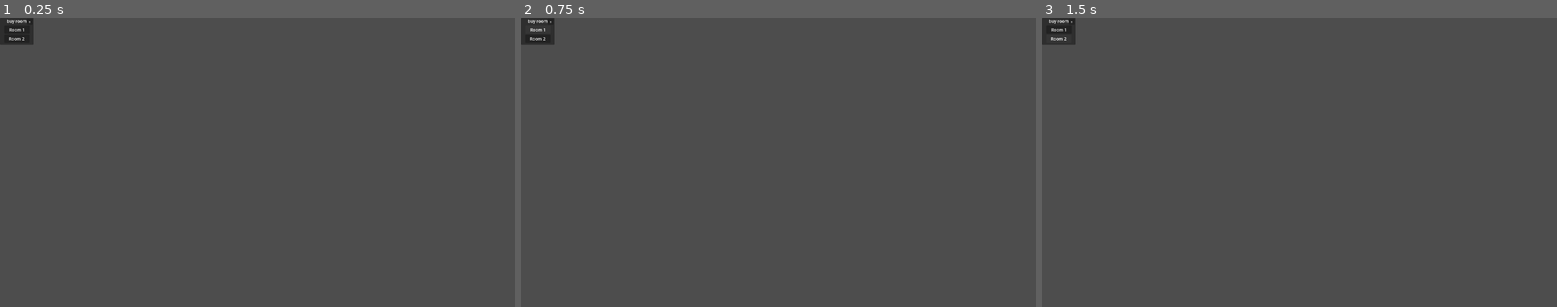
Above: before the commit, frames 1-3 (left to right).
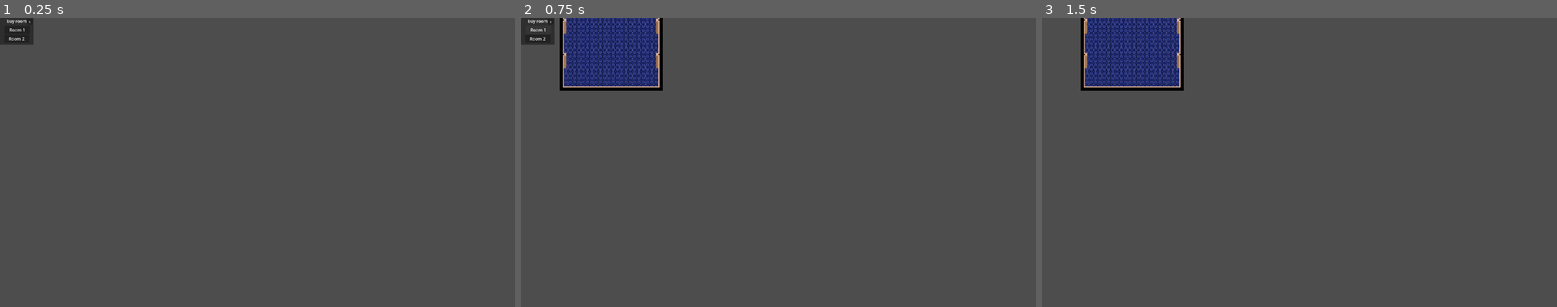
Above: after the commit, the same moments.

Repository: mittNamnStartarInteMedEtt-E/gamejam-simulator
Game: Godot game, scene res://ui/room_picker.tscn
Same seed, same stepped clock (60 frames per second), same inputs: the game is played once before the commit and once after it. This scene is started directly instead of the project's main scene.
Inputs:
- Up to frame 1 (0.25 s): no input
- Up to frame 2 (0.75 s): click "Room 1" at 0.5 s
- Up to frame 3 (1.5 s): click "Room 2" at 1.25 s

The runs differ from the first frame. In frame 1, less than 0.1% of the frame differs, in the area x 1-5%, y 3-5%; in frame 2, 5.0%; in frame 3, 5.5%, in the area x 0-28%, y 0-26%.
Error after the commit: Invalid operands 'Nil' and 'Vector2' in operator '+'. (res://ui/room_picker.gd:32)

Commit message:
more work on room picker

Diff:
--- /dev/null
+++ b/globals.gd
@@ -0,0 +1,7 @@
+extends Node
+
+var room_location_to_build = null
+var room_location_to_build_2 = null
+
+var room2_scene = preload("res://maps/room2.tscn")
+var room3_scene = preload("res://maps/room3.tscn")
--- a/open_room_picker.gd
+++ b/maps/open_room_picker_1.gd
@@ -16,3 +16,5 @@
 			gui_instance = gui_scene.instantiate()
 			get_tree().current_scene.add_child(gui_instance)
 			gui_instance.global_position = get_global_mouse_position()
+
+			Globals.room_location_to_build = global_position
--- /dev/null
+++ b/maps/open_room_picker_2.gd
@@ -0,0 +1,19 @@
+extends Area2D
+
+var gui_scene = preload("res://ui/room_picker_2.tscn")
+var gui_instance
+
+# Called when the node enters  the scene tree for the first time.
+func _ready() -> void:
+	pass # Replace with function body.
+
+func _input_event(viewport, event, shape_idx):
+	if event is InputEventMouseButton:
+		if event.button_index == MOUSE_BUTTON_LEFT and event.pressed:
+			if is_instance_valid(gui_instance):
+				gui_instance.queue_free()
+
+			Globals.room_location_to_build_2 = global_position
+			gui_instance = gui_scene.instantiate()
+			get_tree().current_scene.add_child(gui_instance)
+			gui_instance.global_position = get_global_mouse_position()
--- a/maps/room1.tscn
+++ b/maps/room1.tscn
@@ -1,7 +1,7 @@
 [gd_scene format=4 uid="uid://cr21p22s02ut2"]
 
 [ext_resource type="TileSet" uid="uid://b2886os2h0nc6" path="res://assets/gfx/tilesets/casino-1/casino-1-tileset.tres" id="1_6y7jt"]
-[ext_resource type="Script" uid="uid://eiim0vwsi2dl" path="res://open_room_picker.gd" id="2_jup4d"]
+[ext_resource type="Script" uid="uid://eiim0vwsi2dl" path="res://maps/open_room_picker_1.gd" id="2_jup4d"]
 
 [node name="Room1" type="Node2D" unique_id=1371660717]
 
--- a/maps/room2.tscn
+++ b/maps/room2.tscn
@@ -1,55 +1,63 @@
 [gd_scene format=4 uid="uid://dxlu7hbr3en78"]
 
 [ext_resource type="TileSet" uid="uid://b2886os2h0nc6" path="res://assets/gfx/tilesets/casino-1/casino-1-tileset.tres" id="1_d5ngo"]
+[ext_resource type="Script" uid="uid://cw8prs01sniic" path="res://maps/open_room_picker_2.gd" id="2_pyc73"]
 
 [node name="Room2" type="Node2D" unique_id=1868604109]
 
 [node name="RedFloor" type="TileMapLayer" parent="." unique_id=411365052]
-position = Vector2(0, 16)
+position = Vector2(16, 16)
 tile_map_data = PackedByteArray("AAABAP7/AAADAAUAAAACAP7/AAADAAUAAAADAP7/AAADAAUAAAAAAPz/AAADAAUAAAABAPz/AAADAAUAAAACAP …(8336 unchanged characters)…
 tile_set = ExtResource("1_d5ngo")
 
 [node name="VerticalStripedFloor" type="TileMapLayer" parent="." unique_id=2084692798]
-position = Vector2(0, 16)
+position = Vector2(16, 16)
 tile_map_data = PackedByteArray("AAABAP7/AAADAAUAAAACAP7/AAADAA0AAAADAP7/AAADAAUAAAAAAPz/AAADAA0AAAABAPz/AAADAAUAAAACAP …(8336 unchanged characters)…
 tile_set = ExtResource("1_d5ngo")
 
 [node name="HorizontalStripedFloor" type="TileMapLayer" parent="." unique_id=2127441413]
-position = Vector2(0, 16)
+position = Vector2(16, 16)
 tile_map_data = PackedByteArray("AAABAP7/AAADAAUAAAACAP7/AAADAAUAAAADAP7/AAADAAUAAAAAAPz/AAADAAUAAAABAPz/AAADAAUAAAACAP …(8336 unchanged characters)…
 tile_set = ExtResource("1_d5ngo")
 
 [node name="BlueFloor" type="TileMapLayer" parent="." unique_id=859101321]
-position = Vector2(0, 16)
+position = Vector2(16, 16)
 tile_map_data = PackedByteArray("AAABAP7/AAADAA0AAAACAP7/AAADAA0AAAADAP7/AAADAA0AAAAAAPz/AAADAA0AAAABAPz/AAADAA0AAAACAP …(8336 unchanged characters)…
 tile_set = ExtResource("1_d5ngo")
 
 [node name="LeftDoorOpened" type="TileMapLayer" parent="." unique_id=1515277554]
-position = Vector2(0, 16)
+position = Vector2(16, 16)
 tile_map_data = PackedByteArray("AAAGAPb/AAAFABcAAAAHAPb/AAAFABcAAAAIAPf/AAAFABcAAAAHAPf/AAAFABcAAAAGAPf/AAAFABcAAAAIAPb/AAAFABcAAAAGAPj/AAA+ABsAAAAHAPj/AAA+ABsAAAAIAPj/AAA+ABsAAAA=")
 tile_set = ExtResource("1_d5ngo")
 
 [node name="RightDoorOpened" type="TileMapLayer" parent="." unique_id=890669913]
-position = Vector2(0, 32)
+position = Vector2(16, 32)
 tile_map_data = PackedByteArray("AAAZAPX/AAAFABcAAAAaAPX/AAAFABcAAAAbAPX/AAAFABcAAAAbAPb/AAAFABcAAAAaAPb/AAAFABcAAAAZAPb/AAAFABcAAAAZAPf/AAA+ABsAAAAaAPf/AAA+ABsAAAAbAPf/AAA+ABsAAAA=")
 tile_set = ExtResource("1_d5ngo")
 
 [node name="RightDoorClosed" type="TileMapLayer" parent="." unique_id=119715649]
-position = Vector2(0, 48)
+position = Vector2(16, 48)
 tile_map_data = PackedByteArray("AAAZAPT/AAADAB0AAAAZAPX/AAADAB4AAAAZAPb/AAADAB8AAAAaAPT/AAAEAB0AAAAaAPX/AAAEAB4AAAAaAPb/AAAEAB8AAAAbAPT/AAAFAB0AAAAbAPX/AAAFAB4AAAAbAPb/AAAFAB8AAAA=")
 tile_set = ExtResource("1_d5ngo")
 
 [node name="LeftDoorClosed" type="TileMapLayer" parent="." unique_id=1103638478]
-position = Vector2(0, 64)
+position = Vector2(16, 64)
 tile_map_data = PackedByteArray("AAAGAPP/AAAAAB0AAAAGAPT/AAAAAB4AAAAGAPX/AAAAAB8AAAAHAPP/AAABAB0AAAAHAPT/AAABAB4AAAAHAPX/AAABAB8AAAAIAPP/AAACAB0AAAAIAPT/AAACAB4AAAAIAPX/AAACAB8AAAA=")
 tile_set = ExtResource("1_d5ngo")
 
 [node name="Walls" type="TileMapLayer" parent="." unique_id=856176880]
-position = Vector2(0, 16)
+position = Vector2(16, 16)
 tile_map_data = PackedByteArray("AAD///z/AAAGABcAAAD///v/AAAGABcAAAD///r/AAAGABcAAAD///n/AAAGABcAAAAHAP3/AAAFABYAAAAAAP …(3456 unchanged characters)…
 tile_set = ExtResource("1_d5ngo")
 
 [node name="EnterRoomFade" type="TileMapLayer" parent="." unique_id=1575080550]
-position = Vector2(0, 16)
+position = Vector2(16, 16)
 tile_map_data = PackedByteArray("AAADAP7/AAA/ABsAAAACAP7/AAA/ABsAAAABAP7/AAA/ABsAAAAAAP3/AAA/ABsAAAAEAP3/AAA/ABsAAAA=")
 tile_set = ExtResource("1_d5ngo")
+
+[node name="Area2D" type="Area2D" parent="." unique_id=1317080147]
+position = Vector2(288, 112)
+script = ExtResource("2_pyc73")
+
+[node name="CollisionPolygon2D" type="CollisionPolygon2D" parent="Area2D" unique_id=938187240]
+polygon = PackedVector2Array(137, -251, 137, -208, 167, -208, 167, -251)
--- a/maps/room3.tscn
+++ b/maps/room3.tscn
@@ -5,17 +5,17 @@
 [node name="Room3" type="Node2D" unique_id=1868604109]
 
 [node name="RedFloor" type="TileMapLayer" parent="." unique_id=411365052]
-position = Vector2(0, 16)
+position = Vector2(16, 16)
 tile_map_data = PackedByteArray("AAABAP7/AAADAAUAAAACAP7/AAADAAUAAAADAP7/AAADAAUAAAAAAPz/AAADAAUAAAABAPz/AAADAAUAAAACAP …(14288 unchanged characters)…
 tile_set = ExtResource("1_kwqtm")
 
 [node name="LeftDoorOpened" type="TileMapLayer" parent="." unique_id=1515277554]
-position = Vector2(0, 16)
+position = Vector2(16, 16)
 tile_map_data = PackedByteArray("AAAGAOz/AAA+ABsAAAAHAOz/AAA+ABsAAAAIAOz/AAA+ABsAAAAGAOv/AAAFABcAAAAHAOv/AAAFABcAAAAIAOv/AAAFABcAAAAIAOr/AAAFABcAAAAHAOr/AAAFABcAAAAGAOr/AAAFABcAAAA=")
 tile_set = ExtResource("1_kwqtm")
 
 [node name="RightDoorOpened" type="TileMapLayer" parent="." unique_id=890669913]
-position = Vector2(0, 32)
+position = Vector2(16, 32)
 tile_map_data = PackedByteArray("AAAZAOr/AAAFABcAAAAaAOr/AAAFABcAAAAbAOr/AAAFABcAAAAbAOn/AAAFABcAAAAaAOn/AAAFABcAAAAZAOn/AAAFABcAAAAZAOv/AAA+ABsAAAAaAOv/AAA+ABsAAAAbAOv/AAA+ABsAAAA=")
 tile_set = ExtResource("1_kwqtm")
 
@@ -30,11 +30,11 @@
 tile_set = ExtResource("1_kwqtm")
 
 [node name="Walls" type="TileMapLayer" parent="." unique_id=856176880]
-position = Vector2(0, 16)
+position = Vector2(16, 16)
 tile_map_data = PackedByteArray("AAD///z/AAAGABcAAAD///v/AAAGABcAAAD///r/AAAGABcAAAD///n/AAAGABcAAAAHAP3/AAAFABYAAAD/// …(4048 unchanged characters)…
 tile_set = ExtResource("1_kwqtm")
 
 [node name="EnterRoomFade" type="TileMapLayer" parent="." unique_id=1575080550]
-position = Vector2(0, 16)
+position = Vector2(16, 16)
 tile_map_data = PackedByteArray("AAADAP7/AAA/ABsAAAACAP7/AAA/ABsAAAABAP7/AAA/ABsAAAAAAP3/AAA/ABsAAAAEAP3/AAA/ABsAAAA=")
 tile_set = ExtResource("1_kwqtm")
--- a/project.godot
+++ b/project.godot
@@ -18,6 +18,10 @@
 run/main_scene="uid://qcb3yrmljqu5"
 config/features=PackedStringArray("4.7", "GL Compatibility")
 config/icon="res://icon.svg"
+
+[autoload]
+
+Globals="*uid://ctho5l84ix84i"
 
 [display]
 
--- a/ui/room_picker.gd
+++ b/ui/room_picker.gd
@@ -25,9 +25,16 @@
 	match button_name:
 		"Room2Button":
 			# check for collision with other rooms
-			print("place room 2")
+			print("Place room 2 at ", Globals.room_location_to_build)
+
+			var instance = Globals.room2_scene.instantiate()
+			get_tree().root.add_child(instance)
+			instance.position = Globals.room_location_to_build + Vector2(96, -272)
+
 			print("open door")
+			# get_node("/root/Room1/closed right door").queue_free()
+			get_parent().queue_free()
 		"Room3Button":
 			# check for collision with other rooms
-			print("place room 3")
-			print("open door")
+			print("Place room 3 at ", Globals.room_location_to_build)
+			get_parent().queue_free()
--- a/ui/room_picker.tscn
+++ b/ui/room_picker.tscn
@@ -35,9 +35,10 @@
 anchors_preset = 5
 anchor_left = 0.5
 anchor_right = 0.5
-offset_left = -47.5
-offset_right = 47.5
-offset_bottom = 31.0
+offset_left = -46.5
+offset_top = 0.5
+offset_right = 48.5
+offset_bottom = 31.5
 grow_horizontal = 2
 text = "Room 1"
 
--- /dev/null
+++ b/ui/room_picker_2.gd
@@ -0,0 +1,44 @@
+extends Control
+
+
+func _ready() -> void:
+	for button in [$Room2Button, $Room3Button]:
+		button.mouse_entered.connect(_on_button_hover.bind(button.name))
+		button.mouse_exited.connect(_on_button_exit.bind(button.name))
+		button.pressed.connect(_on_button_pressed.bind(button.name))
+
+func _on_button_hover(button_name: String) -> void:
+	match button_name:
+		"Room2Button":
+			print("show transparent room 2")
+		"Room3Button":
+			print("show transparent room 3")
+
+func _on_button_exit(button_name: String) -> void:
+	match button_name:
+		"Room2Button":
+			print("hide transparent room 2")
+		"Room3Button":
+			print("hide transparent room 3")
+
+func _on_button_pressed(button_name: String) -> void:
+	match button_name:
+		"Room2Button":
+			# check for collision with other rooms
+			print("Place room 2 at ", Globals.room_location_to_build_2)
+
+			var instance = Globals.room2_scene.instantiate()
+			get_tree().root.add_child(instance)
+			instance.position = Globals.room_location_to_build_2 + Vector2(96, -272)
+
+			print("open door")
+			get_parent().queue_free()
+		"Room3Button":
+			# check for collision with other rooms
+			print("Place room 3 at ", Globals.room_location_to_build_2)
+
+			var instance = Globals.room3_scene.instantiate()
+			get_tree().root.add_child(instance)
+			instance.position = Globals.room_location_to_build_2 + Vector2(96, -272)
+			print("open door")
+			get_parent().queue_free()
--- /dev/null
+++ b/ui/room_picker_2.tscn
@@ -0,0 +1,83 @@
+[gd_scene format=3 uid="uid://c5aplkd3ygrmc"]
+
+[ext_resource type="Script" uid="uid://ddmyjaqlypdbc" path="res://ui/room_picker_2.gd" id="1_5d3cp"]
+
+[node name="Control" type="Control" unique_id=1575698718]
+layout_mode = 3
+anchors_preset = 15
+anchor_right = 1.0
+anchor_bottom = 1.0
+grow_horizontal = 2
+grow_vertical = 2
+
+[node name="Panel" type="Panel" parent="." unique_id=658091781]
+layout_mode = 1
+offset_right = 125.0
+offset_bottom = 100.0
+
+[node name="RoomBuyButtons" type="Control" parent="Panel" unique_id=1328751081]
+layout_mode = 1
+anchors_preset = 8
+anchor_left = 0.5
+anchor_top = 0.5
+anchor_right = 0.5
+anchor_bottom = 0.5
+offset_left = -20.0
+offset_top = -22.5
+offset_right = 20.0
+offset_bottom = 42.5
+grow_horizontal = 2
+grow_vertical = 2
+script = ExtResource("1_5d3cp")
+
+[node name="Room2Button" type="Button" parent="Panel/RoomBuyButtons" unique_id=1490485058]
+layout_mode = 1
+anchors_preset = 5
+anchor_left = 0.5
+anchor_right = 0.5
+offset_left = -46.5
+offset_top = 0.5
+offset_right = 48.5
+offset_bottom = 31.5
+grow_horizontal = 2
+text = "Room 1"
+
+[node name="Room3Button" type="Button" parent="Panel/RoomBuyButtons" unique_id=1675114262]
+layout_mode = 1
+anchors_preset = 7
+anchor_left = 0.5
+anchor_top = 1.0
+anchor_right = 0.5
+anchor_bottom = 1.0
+offset_left = -47.0
+offset_top = -31.0
+offset_right = 47.0
+grow_horizontal = 2
+grow_vertical = 0
+text = "Room 2"
+
+[node name="Button" type="Button" parent="Panel" unique_id=316821139]
+layout_mode = 1
+anchors_preset = 1
+anchor_left = 1.0
+anchor_right = 1.0
+offset_left = -25.0
+offset_top = 3.0
+offset_right = -3.0
+offset_bottom = 25.0
+grow_horizontal = 0
+theme_override_font_sizes/font_size = 10
+text = "x"
+clip_text = true
+expand_icon = true
+
+[node name="Label" type="Label" parent="Panel" unique_id=923764909]
+layout_mode = 1
+anchors_preset = 5
+anchor_left = 0.5
+anchor_right = 0.5
+offset_left = -20.0
+offset_right = 20.0
+offset_bottom = 23.0
+grow_horizontal = 2
+text = "buy room"
Not shown, added: globals.gd.uid
Renamed: open_room_picker.gd.uid -> maps/open_room_picker_1.gd.uid
Not shown, added: maps/open_room_picker_2.gd.uid
Not shown, added: ui/room_picker_2.gd.uid
